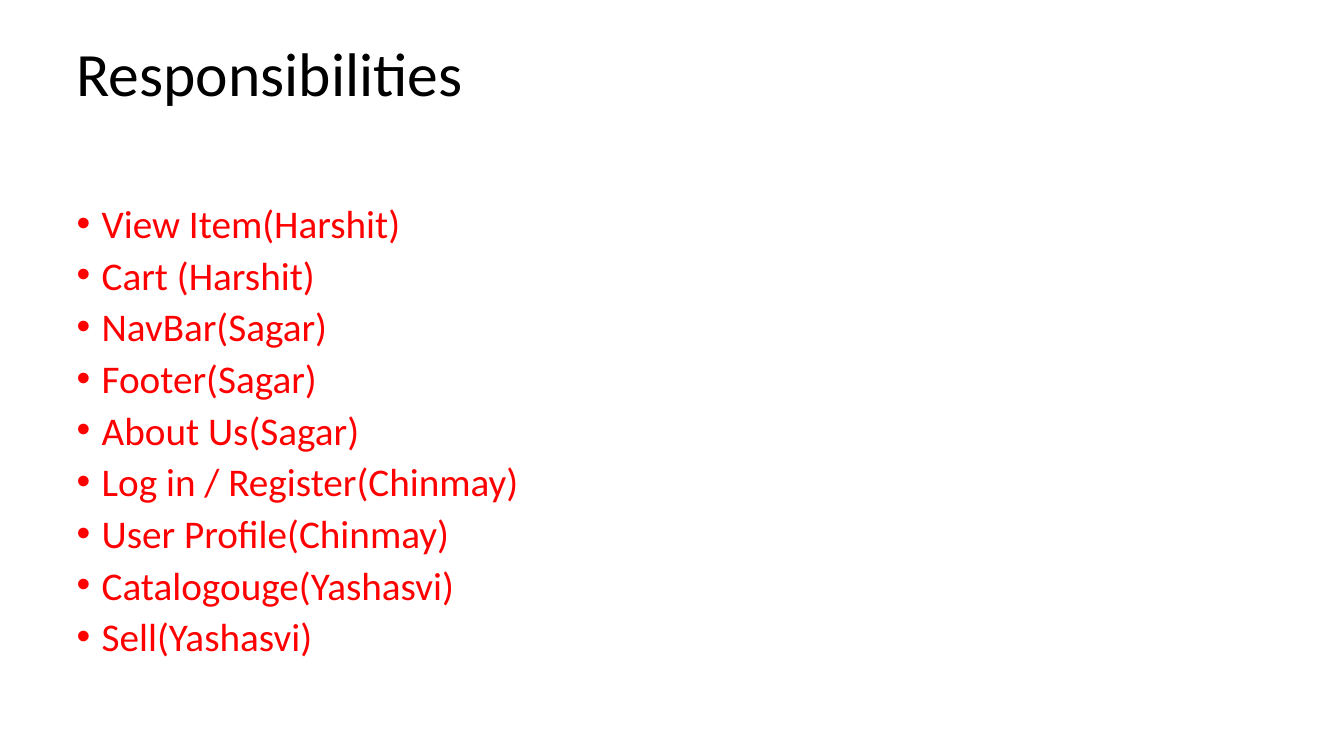
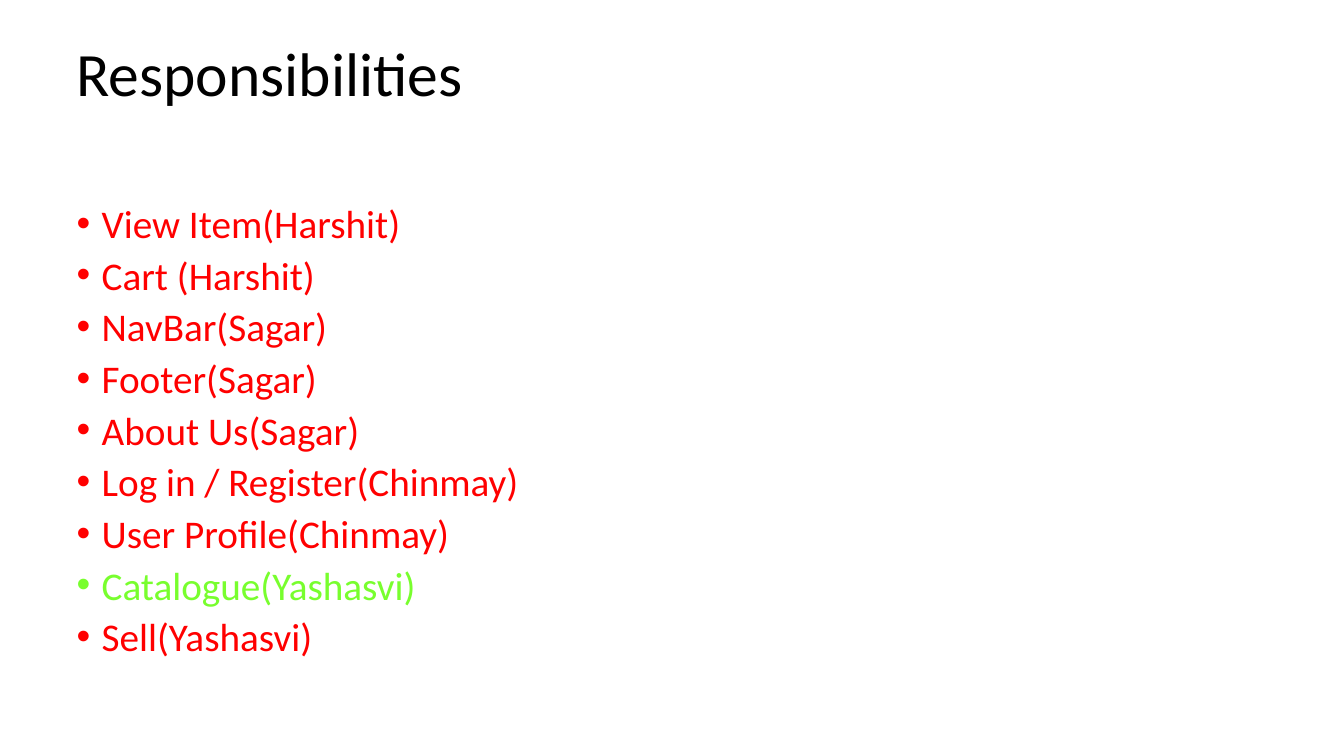
Before and after one commit to Torren0110/Vegetable-Log, a slide deck: slide 1 of diagrams.pptx. Drawn at 1344x756 pixels with LibreOffice and Linux fonts; fonts in the diff are those of the drawing. Boxes give left, top, right and bottom in pixels: in the first picture for what was removed or moved away, otherwise in the second. Text is boxed around its words. In the diff, an @@ line names an element or a change of style, - is before the commit and + after.

Commit message:
updated diagrams

```diff
--- a/diagrams.pptx
+++ b/diagrams.pptx
@@ text at bbox=[102, 571, 416, 607]: text changed; text colour #FF0000 to #78FE2E @@
-• Catalogouge(Yashasvi)
+• Catalogue(Yashasvi)
```
